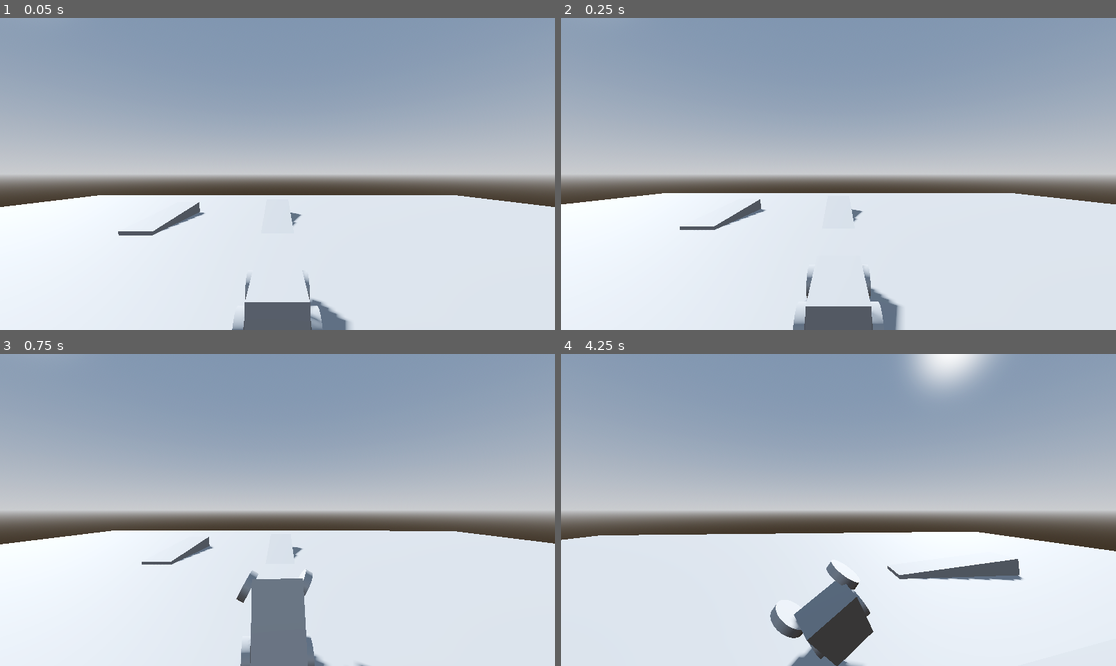
Above: before the commit, frames 1-4 (two rows, left to right).
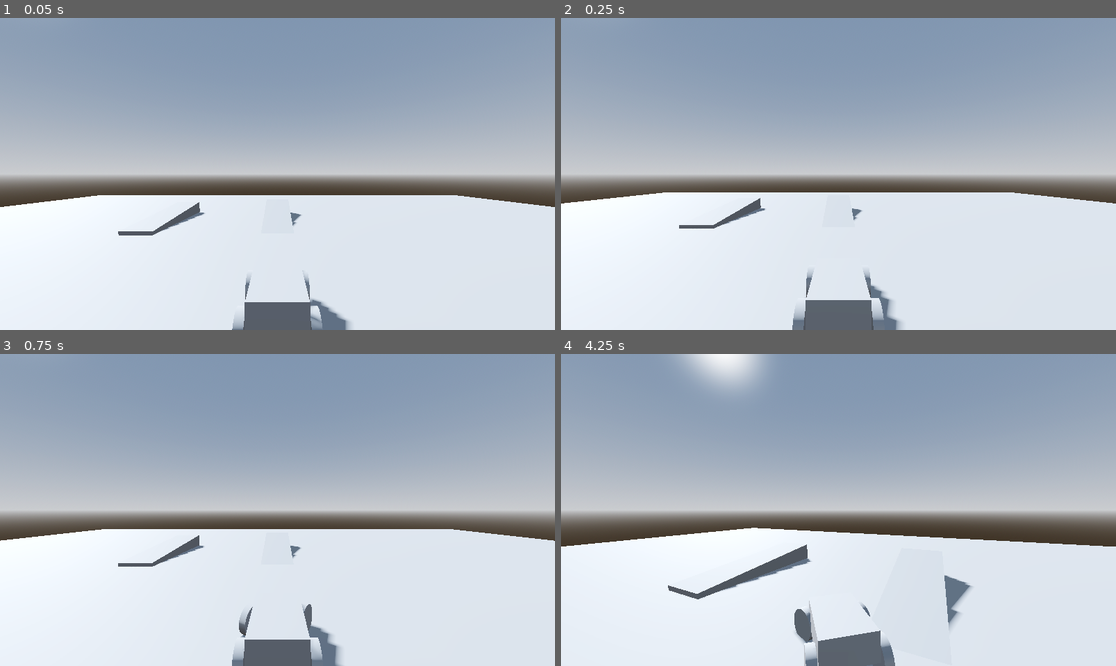
Above: after the commit, the same moments.

Repository: saeedmfarahani/diesel-rush
Game: Godot game, scene res://prototype_game.tscn
Two runs of this game, one before a commit and one after it. Both use one fixed random seed, a clock stepped at 60 frames per second and the inputs below.
Inputs:
- Up to frame 1 (0.05 s): no input
- Up to frame 2 (0.25 s): no input
- Up to frame 3 (0.75 s): hold D (right) from 0.53 s (still down)
- Up to frame 4 (4.25 s): release D (right) at 1.28 s; hold Space (brake) 1.28-2.03 s; hold D (right) 2.03-2.78 s; hold W (accelerate) 2.78-3.53 s; hold A (left) from 3.53 s (still down)

Frame 1 is identical in both runs. In frame 2, 1.0% of the frame differs, in the area x 0-100%, y 55-100%; in frame 3, 5.0%; in frame 4, 10%, in the area x 0-100%, y 0-100%.

Commit message:
:construction: fix center of mass

Diff:
--- a/prototype_game.tscn
+++ b/prototype_game.tscn
@@ -51,7 +51,7 @@
 transform = Transform3D(1, 0, 0, 0, 1, 0, 0, 0, 1, 0, 0.32453644, 0)
 mass = 97.789
 center_of_mass_mode = 1
-center_of_mass = Vector3(-1, 0, 0)
+center_of_mass = Vector3(0.1, 0, 0)
 script = ExtResource("1_rhw53")
 wheels = [NodePath("Wheel"), NodePath("Wheel2"), NodePath("Wheel3"), NodePath("Wheel4")]
 wheel_friction_slip = 0.5
